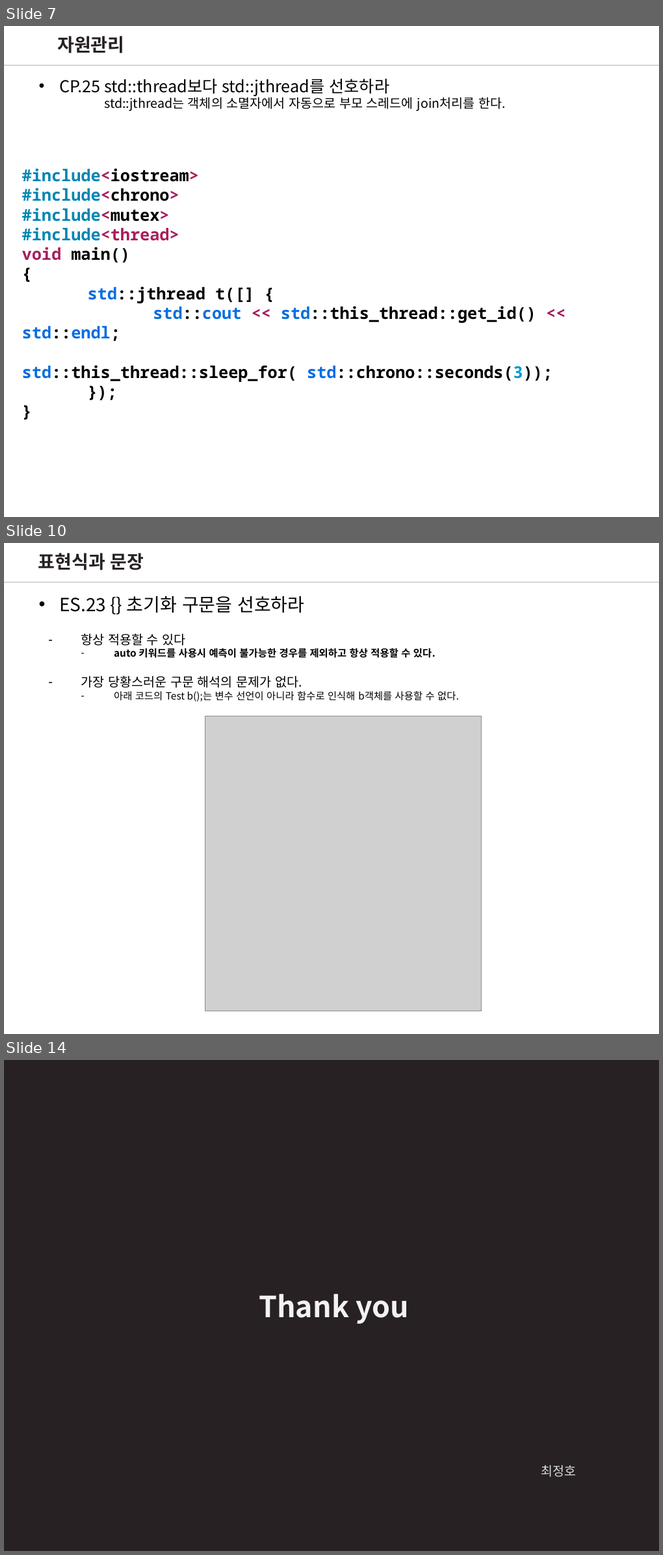
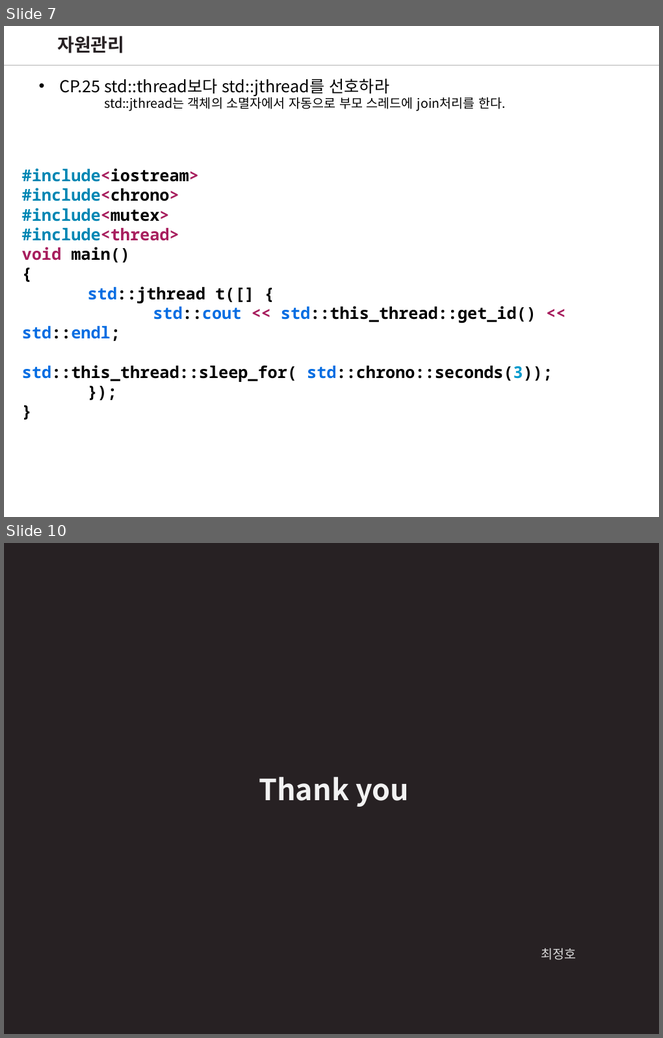
Before and after one commit to wjdgh2910a/CPP_Core_Guidelines_Study, a slide deck: CoreGuideLinesStudy_4.pptx. Shown one above the other, each under a label of ours: slides 7, 10 and 14 before the commit, slides 7 and 10 after it; the slides between them are not shown. The pictures are 663x1555 and 663x1038 pixels, drawn with LibreOffice and Linux fonts; fonts in the diff are those of the drawing; grey boxes stand for pictures. Boxes give left, top, right and bottom in pixels: in the first picture for what was removed or moved away, otherwise in the second. Text is boxed around its words. In the diff, an @@ line names an element or a change of style, - is before the commit and + after.

```diff
--- a/CoreGuideLinesStudy_4.pptx
+++ b/CoreGuideLinesStudy_4.pptx
@@ slide 10 removed at (4, 543, 659, 1034), background #FFFFFF @@
@@ text removed at (38, 553, 144, 570) @@
-표현식과 문장
@@ line removed from (659, 582) to (4, 582) @@
@@ line removed from (659, 582) to (4, 582) @@
@@ text removed at (59, 596, 304, 613) @@
-• ES.23 {} 초기화 구문을 선호하라
@@ text removed at (81, 633, 459, 702) @@
-– 항상 적용할 수 있다
-  – auto 키워드를 사용시 예측이 불가능한 경우를 제외하고 항상 적용할 수 있다.
-– 가장 당황스러운 구문 해석의 문제가 없다.
-  – 아래 코드의 Test b();는 변수 선언이 아니라 함수로 인식해 b객체를 사용할 수 없다.
@@ picture removed at (205, 717, 482, 1012) @@
@@ what was slide 14 is now slide 10 @@
```
Also in this commit, not shown: 1 slide changed, 1 slide added, 4 other slides removed.
